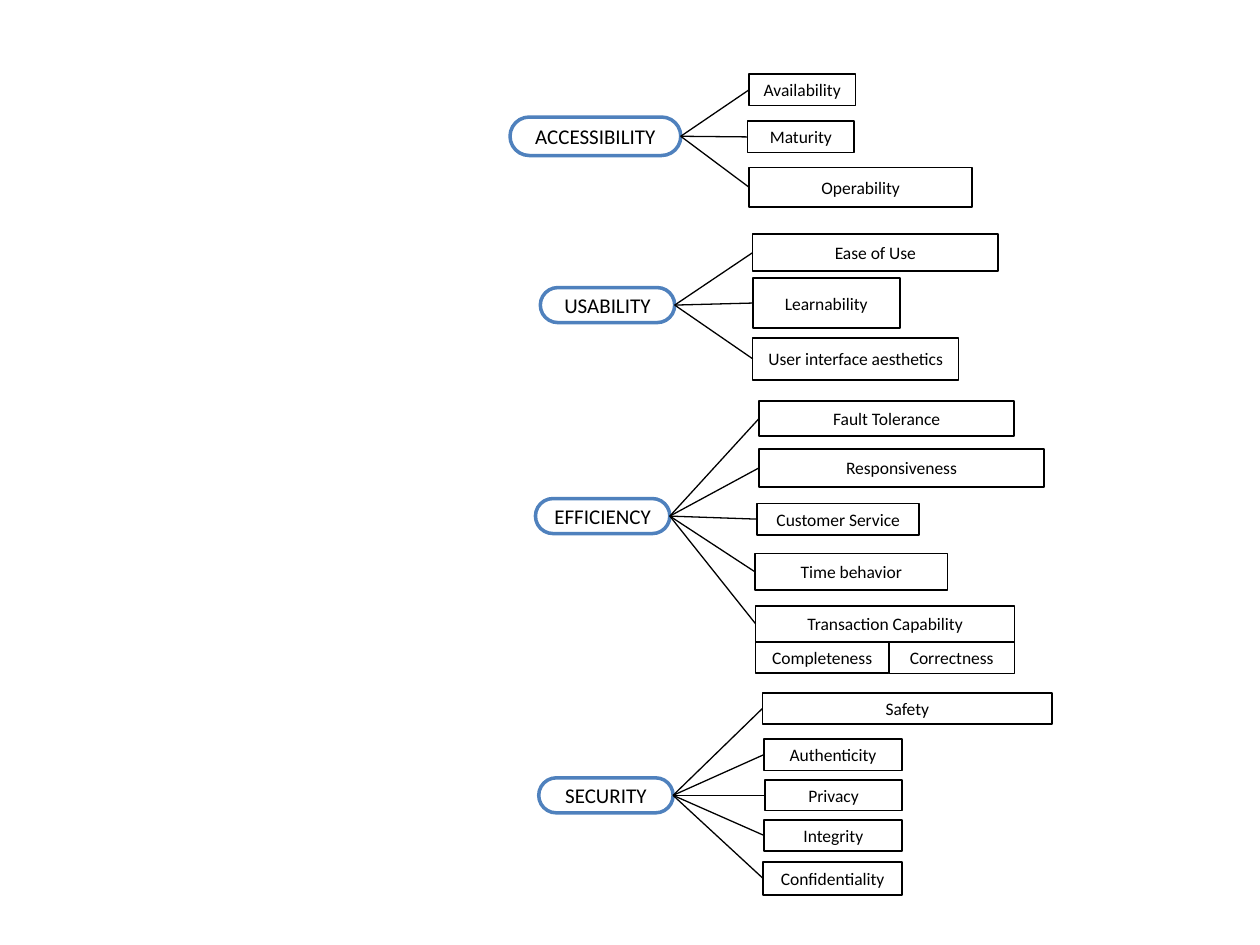
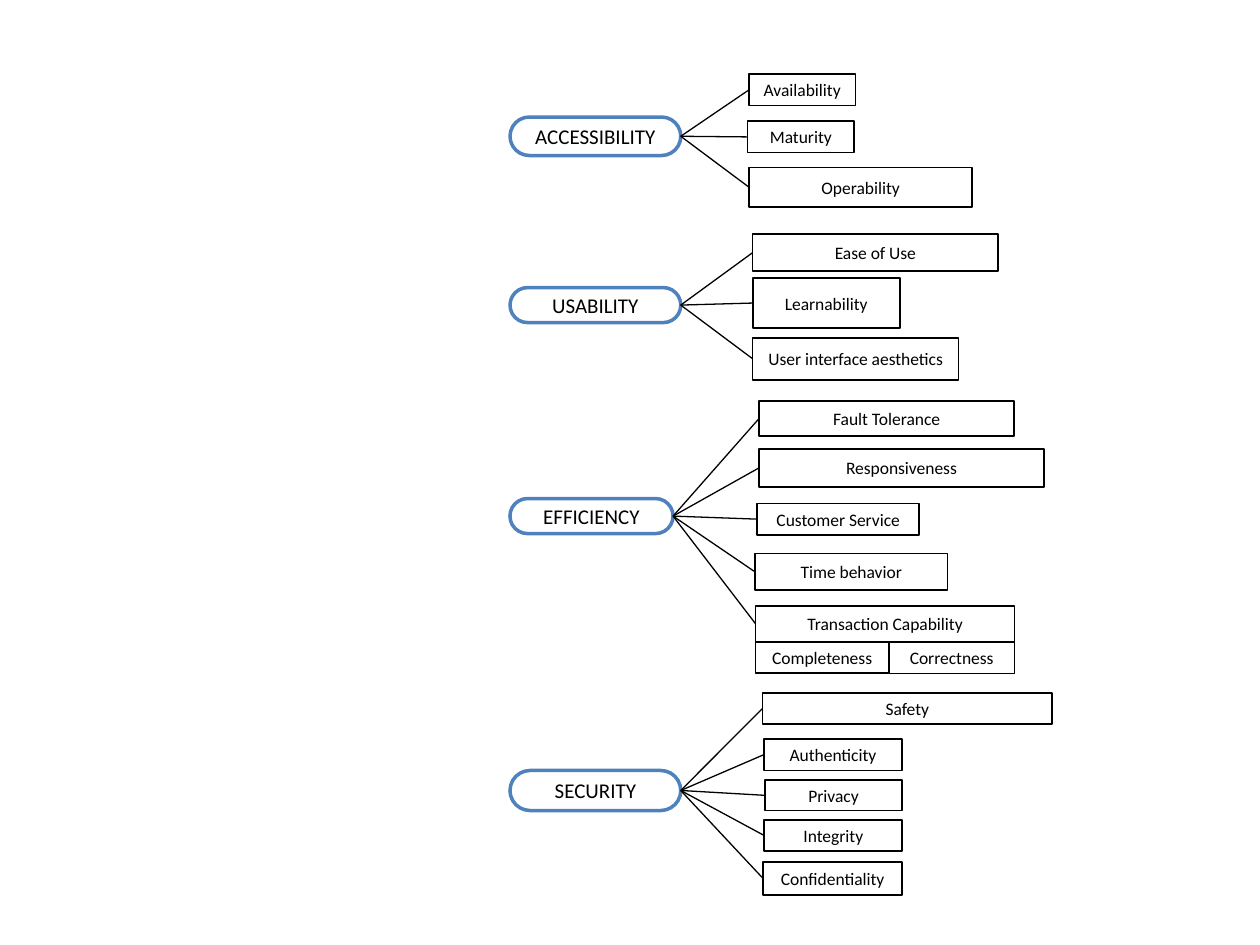
Before and after one commit to paxian/finalexam, a slide deck: slide 9 of model.pptx. Drawn at 1260x945 pixels with LibreOffice and Linux fonts; fonts in the diff are those of the drawing. Boxes give left, top, right and bottom in pixels: in the first picture for what was removed or moved away, otherwise in the second. Text is boxed around its words. In the diff, an @@ line names an element or a change of style, - is before the commit and + after.

```diff
--- a/model.pptx
+++ b/model.pptx
@@ line moved from (752, 252) - (674, 305) to (752, 252) - (680, 305) @@
@@ rounded rectangle "USABILITY": place and size @@
-rounded rectangle "USABILITY" at box(541, 287, 675, 323)
+rounded rectangle "USABILITY" at box(510, 287, 682, 323)
@@ line moved from (752, 359) - (674, 305) to (752, 359) - (680, 305) @@
@@ line moved from (752, 304) - (674, 305) to (752, 304) - (680, 305) @@
@@ rounded rectangle "EFFICIENCY": place and size @@
-rounded rectangle "EFFICIENCY" at box(536, 499, 670, 534)
+rounded rectangle "EFFICIENCY" at box(510, 499, 673, 534)
@@ line moved from (762, 708) - (673, 795) to (762, 708) - (680, 790) @@
@@ rounded rectangle "SECURITY": place and size @@
-rounded rectangle "SECURITY" at box(539, 777, 674, 813)
+rounded rectangle "SECURITY" at box(510, 770, 682, 810)
@@ line moved from (764, 755) - (673, 795) to (764, 755) - (680, 790) @@
@@ line moved from (764, 878) - (673, 795) to (764, 878) - (680, 790) @@
@@ line moved from (765, 835) - (673, 795) to (765, 835) - (680, 790) @@
@@ line moved from (765, 795) - (673, 795) to (765, 795) - (680, 790) @@
```
Also in this commit, not shown: 12 other slides changed, 1 slide added, 2 other files.
